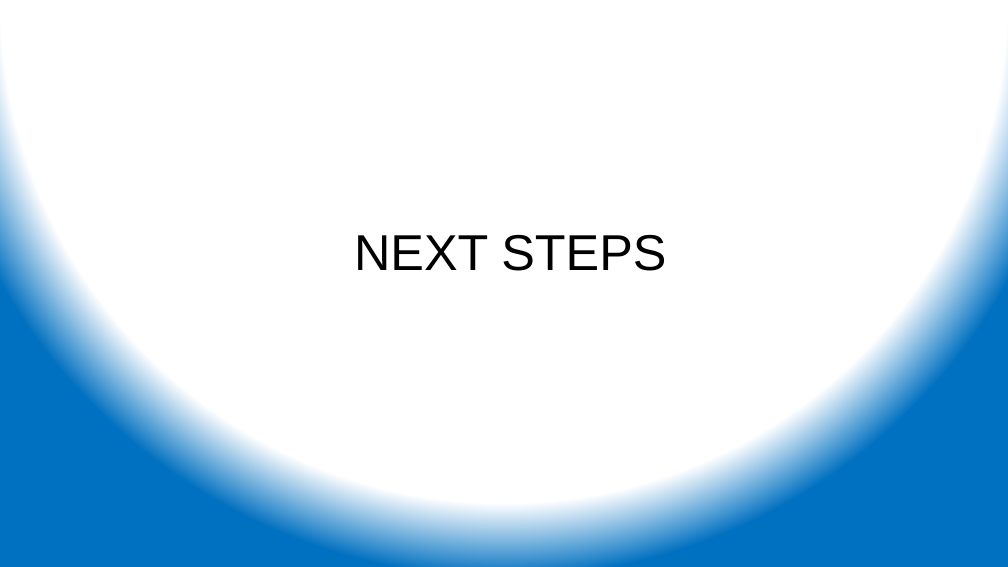
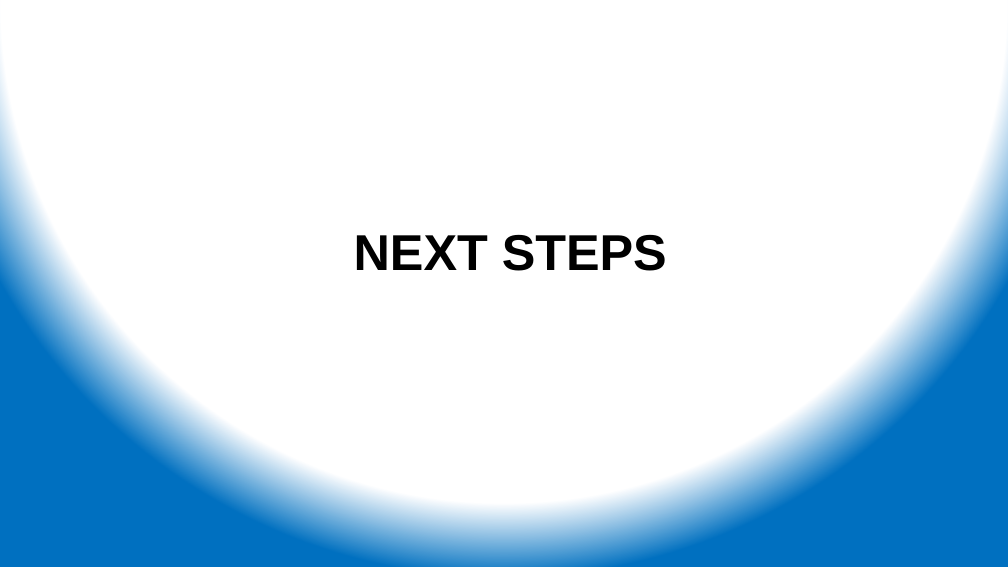
Before and after one commit to ehsintegration/yfd-phd-bls-data, a slide deck: slide 35 of D2-documentation/YennyF.Diaz-Risk Percep Injuries_CommitteeUdate 04-20-2021.pptx (slide 38 before the commit). Drawn at 1008x567 pixels with LibreOffice and Linux fonts; fonts in the diff are those of the drawing. Boxes give left, top, right and bottom in pixels: in the first picture for what was removed or moved away, otherwise in the second. Text is boxed around its words. In the diff, an @@ line names an element or a change of style, - is before the commit and + after.

```diff
--- a/D2-documentation/YennyF.Diaz-Risk Percep Injuries_CommitteeUdate 04-20-2021.pptx
+++ b/D2-documentation/YennyF.Diaz-Risk Percep Injuries_CommitteeUdate 04-20-2021.pptx
@@ text "NEXT STEPS" at [354, 235, 667, 271]: bold on @@
```
Also in this commit, not shown: 25 other slides changed, 1 slide removed.
